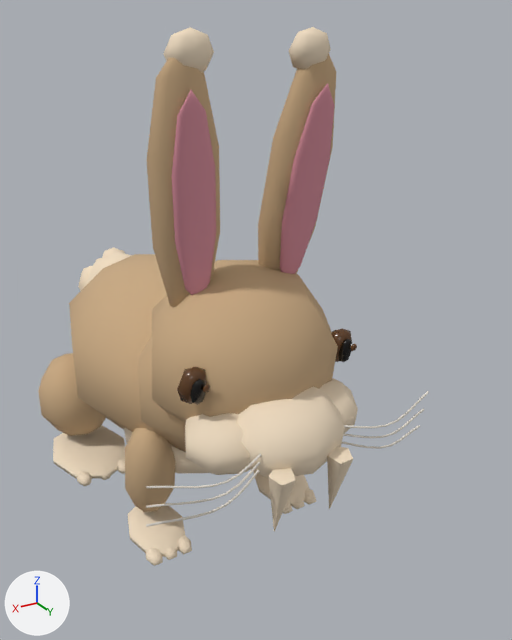
What one commit did to the glTF model public/models/rabbit-low.glb.
Both versions are drawn from a 50 mm lens placed at (1.01, 2.18, 1.73), pointed at (-0.16, 0.24, 0.76). Every picture has the same lights, and +X, +Y and +Z are marked at lower left. The first picture is the older version. Both versions are drawn at frame 7 of the action 'bite'; the numbers are the values there.

The older version as bpy lines, for what is in view:
```python
me_mesh_10 = bpy.data.meshes.new('Mesh_10')
me_mesh_10.from_pydata(...)  # 240 vertices, 432 faces; spans x -0.481..0.481, y 0.356..0.423, z -0.194..-0.046
me_mesh_10.materials.append(mat_fur_light_001)  # white #e5ded3
ob_earl = bpy.data.objects.new('EarL', None)
ob_earl.parent = ob_head
ob_earl.location = (-0.18, -0.07, 0.18)
ob_earl.rotation_euler = (-0.005, 0.0, 0.0)  # degrees (-0.3, 0, 0)
ob_earr = bpy.data.objects.new('EarR', None)
ob_earr.parent = ob_head
ob_earr.location = (0.18, -0.07, 0.18)
ob_earr.rotation_euler = (0.00667, 0.0, 0.0)  # degrees (0.4, 0, 0)
ob_head = bpy.data.objects.new('Head', None)
ob_head.parent = ob_visual
ob_head.location = (0.0, 0.45, 0.72)
ob_head.rotation_euler = (-0.171, 0.0, 0.0)  # degrees (-10, 0, 0)
ob_pawbr = bpy.data.objects.new('PawBR', None)
ob_pawbr.parent = ob_visual
ob_pawbr.location = (0.31, -0.38, 0.4)
ob_pawfl = bpy.data.objects.new('PawFL', None)
ob_pawfl.parent = ob_visual
ob_pawfl.location = (-0.265, 0.3, 0.42)
ob_pawfl.rotation_euler = (-0.177, 0.0, 0.0)  # degrees (-10, 0, 0)
ob_pawfr = bpy.data.objects.new('PawFR', None)
ob_pawfr.parent = ob_visual
ob_pawfr.location = (0.265, 0.3, 0.42)
ob_pawfr.rotation_euler = (-0.177, 0.0, 0.0)  # degrees (-10, 0, 0)
ob_visual = bpy.data.objects.new('Visual', None)
ob_visual.parent = ob_rabbit
ob_visual.location = (0.0, -0.0467, 0.0233)
ob_whisker_1_0 = bpy.data.objects.new('Whisker-1_0', me_mesh_10)
ob_whisker_1_0.parent = ob_head
ob_whisker_1_0.location = (0.0, 0.0, 0.0)
# also in view: 'EarInner-1' at (-0.18, 0.48, 1.26); 'TailPuff' at (0.0, -0.67, 0.61); 'PawBRFoot' at (0.31, -0.34, 0.06); 'EarOuter1' at (0.18, 0.42, 1.27); 'Body' at (0.0, -0.07, 0.55)
```
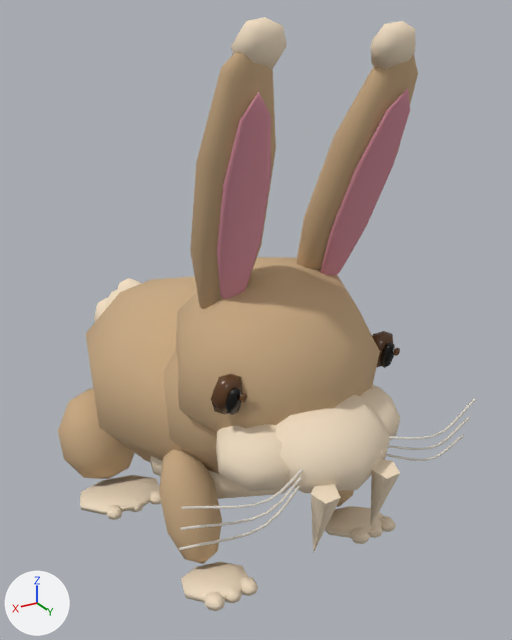
Not drawn themselves, but carrying or shaping drawn objects: ob_visual, ob_head, ob_earl, ob_earr, ob_pawfl, ob_pawfr, ob_pawbr.

Where the change shows, as pixel boxes [x1, y1, x2, y2] in the pictures (512 x 640 px):
'Skull', moved, turned
    before: [152, 260, 338, 423]
    after: [176, 257, 380, 434]
'Body', moved
    before: [69, 254, 186, 452]
    after: [86, 277, 220, 474]
'Muzzle', moved, turned
    before: [185, 378, 358, 477]
    after: [216, 385, 400, 493]
'EarOuter1', moved, turned
    before: [146, 58, 220, 307]
    after: [190, 52, 276, 309]
'EarInner1', moved, turned
    before: [172, 90, 216, 295]
    after: [217, 92, 271, 299]
'EarOuter-1', moved, turned
    before: [258, 54, 336, 274]
    after: [297, 55, 418, 271]
'EarInner-1', moved, turned
    before: [280, 83, 334, 274]
    after: [320, 88, 410, 275]
'PawFRLimb', moved, turned
    before: [125, 428, 175, 512]
    after: [159, 449, 222, 564]
'PawBRLimb', moved, turned
    before: [38, 353, 106, 436]
    after: [58, 388, 134, 479]
'PawBRFoot', moved, turned
    before: [53, 425, 125, 486]
    after: [80, 475, 161, 520]
'PawFRFoot', moved, turned
    before: [128, 503, 192, 566]
    after: [181, 562, 258, 611]
'Fang', moved, turned
    before: [269, 447, 353, 532]
    after: [311, 460, 400, 553]
'EarTip1', moved, turned
    before: [163, 27, 214, 73]
    after: [231, 17, 287, 70]
'Whisker-1_0', moved, turned
    before: [146, 391, 429, 527]
    after: [179, 399, 476, 550]
'EarTip-1', moved, turned
    before: [289, 27, 331, 69]
    after: [371, 21, 416, 70]
'PawFLFoot', moved, turned
    before: [254, 472, 316, 514]
    after: [325, 506, 396, 544]
'Iris.001', moved, turned
    before: [177, 367, 210, 405]
    after: [211, 374, 248, 415]
'Belly', moved
    before: [124, 428, 210, 473]
    after: [150, 456, 290, 499]
'Iris', moved, turned
    before: [332, 328, 357, 363]
    after: [372, 331, 400, 368]
'TailPuff', moved
    before: [78, 248, 132, 291]
    after: [94, 278, 141, 322]
'PawFLLimb', moved, turned (not visible before)
    after: [337, 490, 354, 507]

Diff of the bpy script that builds the scene:
```diff
--- a/public/models/rabbit-low.glb.py
+++ b/public/models/rabbit-low.glb.py
@@ ob_visual @@
 ob_visual = bpy.data.objects.new('Visual', None)
-ob_visual.parent = ob_rabbit
-ob_visual.location = (0.0, -0.0467, 0.0233)
+ob_visual.parent = ob_combatmotion
+ob_visual.location = (0.0, 0.0, 0.0142)
@@ ob_head @@
 ob_head.location = (0.0, 0.45, 0.72)
-ob_head.rotation_euler = (-0.171, 0.0, 0.0)  # degrees (-10, 0, 0)
+ob_head.rotation_euler = (-0.303, 0.0, 0.0)  # degrees (-17, 0, 0)
@@ ob_earl @@
 ob_earl.location = (-0.18, -0.07, 0.18)
-ob_earl.rotation_euler = (-0.005, 0.0, 0.0)  # degrees (-0.3, 0, 0)
+ob_earl.rotation_euler = (-0.207, 0.0, 0.0)  # degrees (-12, 0, 0)
@@ ob_earr @@
 ob_earr.location = (0.18, -0.07, 0.18)
-ob_earr.rotation_euler = (0.00667, 0.0, 0.0)  # degrees (0.4, 0, 0)
+ob_earr.rotation_euler = (-0.178, 0.0, 0.0)  # degrees (-10, 0, 0)
@@ ob_pawfl @@
 ob_pawfl.location = (-0.265, 0.3, 0.42)
-ob_pawfl.rotation_euler = (-0.177, 0.0, 0.0)  # degrees (-10, 0, 0)
+ob_pawfl.rotation_euler = (0.267, 0.0, 0.0)  # degrees (15, 0, 0)
@@ ob_pawfr @@
 ob_pawfr.location = (0.265, 0.3, 0.42)
-ob_pawfr.rotation_euler = (-0.177, 0.0, 0.0)  # degrees (-10, 0, 0)
+ob_pawfr.rotation_euler = (0.267, 0.0, 0.0)  # degrees (15, 0, 0)
@@ ob_pawbr @@
 ob_pawbr.location = (0.31, -0.38, 0.4)
+ob_pawbr.rotation_euler = (0.23, 0.0, 0.0)  # degrees (13, 0, 0)
@@ ob_combatmotion @@
+ob_combatmotion = bpy.data.objects.new('CombatMotion', None)
+ob_combatmotion.parent = ob_rabbit
+ob_combatmotion.location = (0.0, 0.233, 0.0175)
+ob_combatmotion.rotation_euler = (0.127, -0.0019, 0.0132)  # degrees (7.3, -0.1, 0.8)
```
